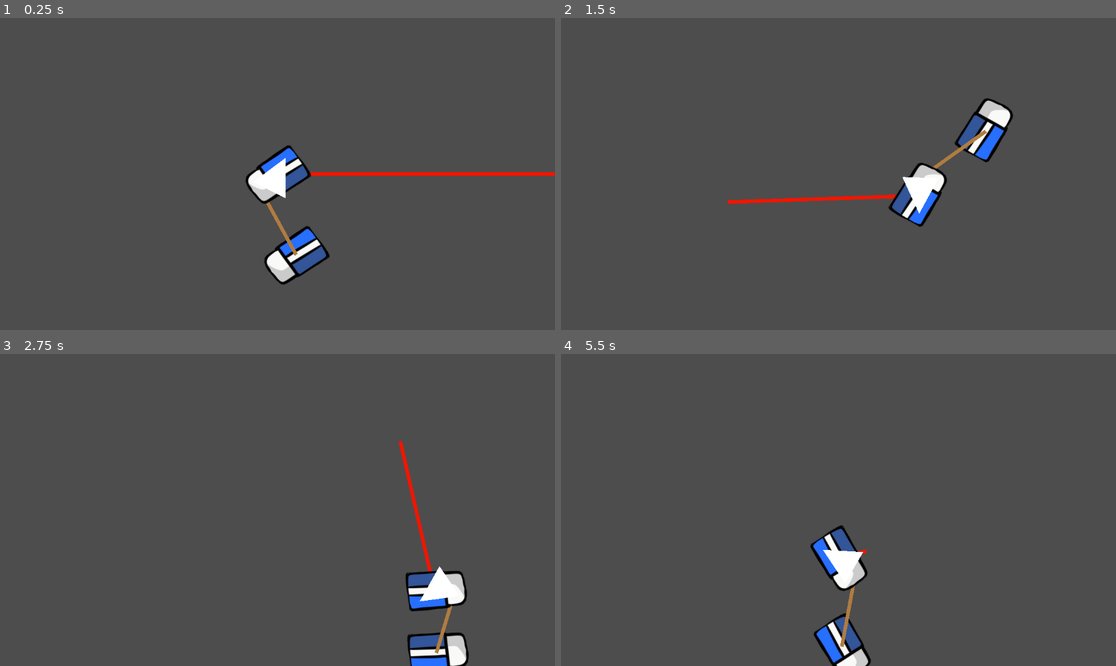
Above: before the commit, frames 1-4 (two rows, left to right).
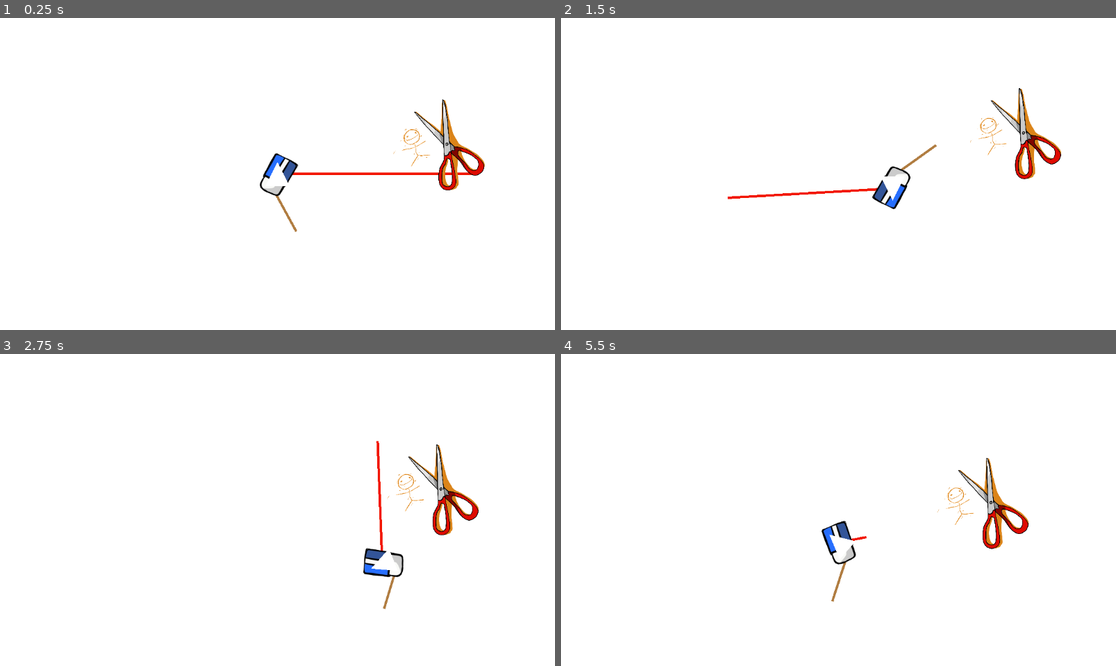
Above: after the commit, the same moments.

Repository: gnorris55/horseGameJam
Game: Godot game, scene res://Scenes/Graeme_Scene.tscn
The game is run twice, just before and just after one commit, with the same random seed, the same clock (stepped at 60 frames per second) and the same inputs.
Inputs (mouse positions are in pixels of both pictures, inside the frame that each line leads up to):
- Up to frame 1 (0.25 s): no input
- Up to frame 2 (1.5 s): move the mouse to (960, 158) at 0.52 s; hold Right (right) 0.53-1.28 s; click (960, 158) at 0.6 s; move the mouse to (727, 189) at 1.27 s; hold Down (down) from 1.28 s (still down); click (727, 189) at 1.35 s
- Up to frame 3 (2.75 s): move the mouse to (333, 441) at 2.02 s; release Down (down) at 2.03 s; hold Right (right) from 2.03 s (still down); click (333, 441) at 2.1 s
- Up to frame 4 (5.5 s): move the mouse to (810, 572) at 2.77 s; release Right (right) at 2.78 s; hold Up (up) 2.78-3.53 s; click (810, 572) at 2.85 s; move the mouse to (1005, 556) at 3.52 s; hold Left (left) 3.53-5.03 s; click (1005, 556) at 3.6 s; move the mouse to (672, 463) at 4.27 s; click (672, 463) at 4.35 s; move the mouse to (866, 510) at 5.02 s; hold Down (down) from 5.03 s (still down); click (866, 510) at 5.1 s

The runs differ from the first frame. In frame 1, 99% of the frame differs, in the area x 0-100%, y 0-100%; in frame 2, 99%; in frame 3, 99%; in frame 4, 99%.

Commit message:
enemies can now take damage

Diff:
--- /dev/null
+++ b/horsegamejam/Graeme_scene.tscn
@@ -0,0 +1,7 @@
+[gd_scene load_steps=2 format=3 uid="uid://doyell3d8x27y"]
+
+[ext_resource type="PackedScene" uid="uid://dppjjkw15migb" path="res://Scenes/horse.tscn" id="1_8kgd2"]
+
+[node name="Node2D" type="Node2D"]
+
+[node name="Horse" parent="." instance=ExtResource("1_8kgd2")]
--- a/horsegamejam/Scenes/Graeme_Scene.tscn
+++ b/horsegamejam/Scenes/Graeme_Scene.tscn
@@ -1,24 +1,22 @@
-[gd_scene load_steps=4 format=3 uid="uid://cibh0d53ps6oi"]
+[gd_scene load_steps=4 format=3 uid="uid://casp6m3llwv6b"]
 
 [ext_resource type="PackedScene" uid="uid://dppjjkw15migb" path="res://Scenes/horse.tscn" id="1_428cj"]
 [ext_resource type="PackedScene" uid="uid://b2n6qjgu5xgty" path="res://Scenes/base_enemy.tscn" id="2_fmo0f"]
 
 [sub_resource type="QuadMesh" id="QuadMesh_8cfxs"]
 
-[node name="Node2D" type="Node2D"]
+[node name="Node2D2" type="Node2D"]
 
 [node name="Horse" parent="." instance=ExtResource("1_428cj")]
 
 [node name="Camera2D" type="Camera2D" parent="."]
-zoom = Vector2(0.75, 0.75)
+zoom = Vector2(0.5, 0.5)
 
 [node name="baseEnemy" parent="." instance=ExtResource("2_fmo0f")]
-visible = false
 position = Vector2(606, -79)
 scale = Vector2(0.3, 0.3)
 
 [node name="MeshInstance2D" type="MeshInstance2D" parent="."]
-visible = false
 z_index = -1
 position = Vector2(4, -44)
 scale = Vector2(4501.5, 3001.5)
--- a/horsegamejam/Scenes/base_enemy.tscn
+++ b/horsegamejam/Scenes/base_enemy.tscn
@@ -1,10 +1,18 @@
-[gd_scene load_steps=3 format=3 uid="uid://b2n6qjgu5xgty"]
+[gd_scene load_steps=4 format=3 uid="uid://b2n6qjgu5xgty"]
 
 [ext_resource type="Script" path="res://Scripts/base_enemy.gd" id="1_jhv1h"]
 [ext_resource type="Texture2D" uid="uid://cjg5mvvmso3lk" path="res://Assets/Sprites/TestSprites/scissor.png" id="2_vbg6m"]
+
+[sub_resource type="CircleShape2D" id="CircleShape2D_gjq2d"]
+radius = 398.08
 
 [node name="baseEnemy" type="Node2D"]
 script = ExtResource("1_jhv1h")
 
 [node name="Sprite2D" type="Sprite2D" parent="."]
 texture = ExtResource("2_vbg6m")
+
+[node name="Area2D" type="Area2D" parent="." groups=["enemyArea2D"]]
+
+[node name="CollisionShape2D" type="CollisionShape2D" parent="Area2D"]
+shape = SubResource("CircleShape2D_gjq2d")
--- a/horsegamejam/Scenes/horse.tscn
+++ b/horsegamejam/Scenes/horse.tscn
@@ -7,9 +7,12 @@
 [ext_resource type="Script" path="res://Scripts/movement.gd" id="4_k8850"]
 
 [sub_resource type="CircleShape2D" id="CircleShape2D_ufg15"]
-radius = 85.0059
+radius = 34.3657
 
 [sub_resource type="PrismMesh" id="PrismMesh_no186"]
+
+[sub_resource type="CircleShape2D" id="CircleShape2D_phyna"]
+radius = 81.0247
 
 [node name="Horse" type="Node2D" groups=["horse"]]
 script = ExtResource("1_nlkdp")
@@ -39,6 +42,7 @@
 position = Vector2(229, 0)
 
 [node name="Sprite2D" type="Sprite2D" parent="weapons/tailWeapons/weapon"]
+visible = false
 texture = ExtResource("3_mx00m")
 
 [node name="Area2D" type="Area2D" parent="weapons/tailWeapons/weapon"]
@@ -63,4 +67,10 @@
 [node name="horseSprite" type="Sprite2D" parent="."]
 texture = ExtResource("3_mx00m")
 
+[node name="Area2D" type="Area2D" parent="." groups=["horseArea2D"]]
+
+[node name="CollisionShape2D" type="CollisionShape2D" parent="Area2D"]
+shape = SubResource("CircleShape2D_phyna")
+
 [connection signal="timeout" from="weapons/mainWeapons/attack_timer" to="weapons/mainWeapons" method="_on_attack_timer_timeout"]
+[connection signal="area_entered" from="weapons/tailWeapons/weapon/Area2D" to="weapons/tailWeapons" method="_on_area_2d_area_entered"]
--- a/horsegamejam/Scripts/base_enemy.gd
+++ b/horsegamejam/Scripts/base_enemy.gd
@@ -1,7 +1,9 @@
 extends Node2D
 
 @export var speed = 100
+@export var health = 50
 
+var direction = Vector2.ZERO
 
 # Called when the node enters the scene tree for the first time.
 func _ready() -> void:
@@ -17,6 +19,14 @@
 	var horse = get_tree().get_nodes_in_group("horse")
 	if (len(horse) > 0):
 		var target_postion = horse[0].global_position
-		var direction = (target_postion - global_position).normalized()
+		direction = (target_postion - global_position).normalized()
 
 		global_position += speed*delta*direction
+
+func take_damage(damage):
+	health -= damage
+	print(health)
+	#TODO: make the bounce back more realistic
+	global_position = global_position - direction*200
+	if (health <= 0):
+		queue_free()
--- a/horsegamejam/Scripts/tail_weapon_manager.gd
+++ b/horsegamejam/Scripts/tail_weapon_manager.gd
@@ -13,7 +13,6 @@
 
 var center_point = Vector2(0, 0)
 
-
 # Called when the node enters the scene tree for the first time.
 func _ready() -> void:
 	tail.add_point(global_position)
@@ -26,11 +25,9 @@
 	var horse_orientation = horse.rotation
 
 	t += direction*delta*speed_scalar
-	print(horse_orientation)
 
 	var limit1 = horse_orientation + -PI/3.0
 	var limit2 = horse_orientation + (PI + PI/3.0)
-
 
 	if (t < limit1):
 		direction = 1
@@ -46,3 +43,8 @@
 
 	tail.points[0] = tail.to_local(global_position)
 	tail.points[1] = tail.to_local(weapon.global_position)
+
+func _on_area_2d_area_entered(area: Area2D) -> void:
+	print("body entered")
+	if area.is_in_group("enemyArea2D"):
+		area.get_parent().take_damage(20)
--- a/horsegamejam/project.godot
+++ b/horsegamejam/project.godot
@@ -18,6 +18,9 @@
 [global_group]
 
 horse="The main player character"
+tailWeapon=""
+enemyArea2D=""
+horseArea2D=""
 
 [input]
 
Not shown: 1 places in horsegamejam/Scenes/horse.tscn that only renumber resources
